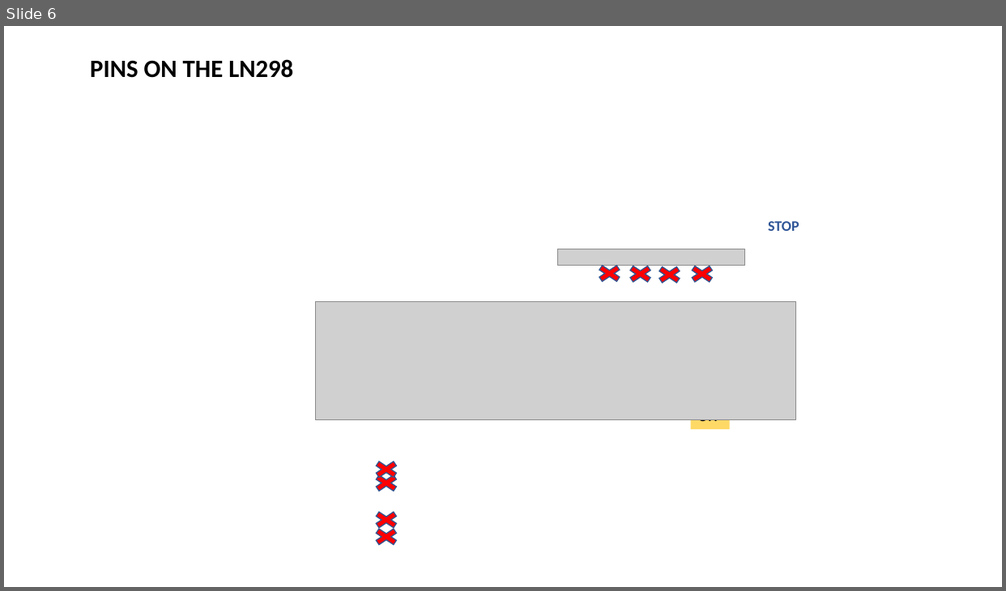
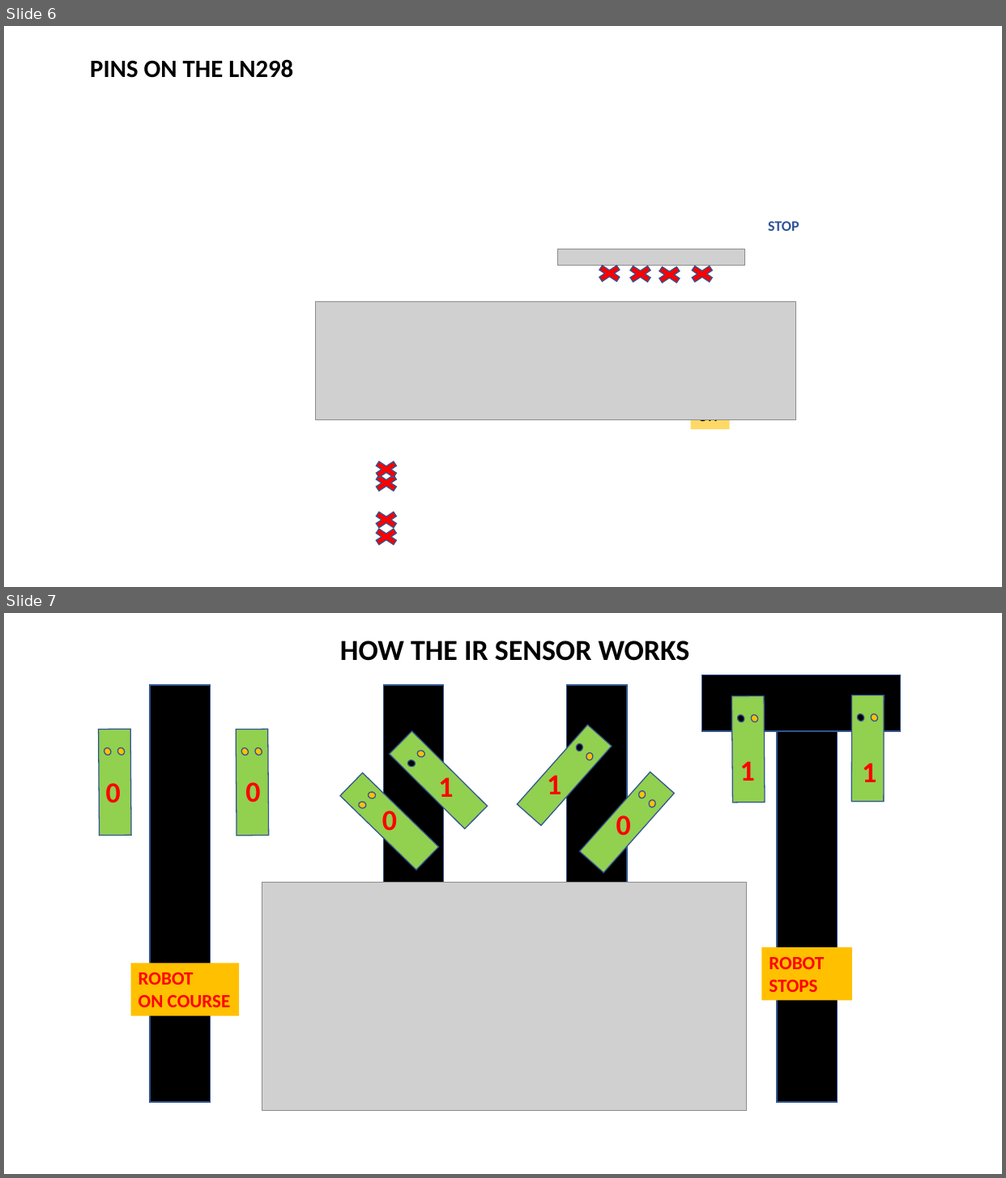
Before and after one commit to ssgoh/The-Pi-Club, a slide deck: Club Meetings 2023/Meeting 06 - Jun 04 2023/LN298 Wiring and Explanation.pptx. Shown one above the other, each under a label of ours: slide 6 before the commit, slides 6 and 7 after it. The pictures are 1006x591 and 1006x1178 pixels, drawn with LibreOffice and Linux fonts; fonts in the diff are those of the drawing; grey boxes stand for pictures; background and template pictures are left out. Boxes give left, top, right and bottom in pixels: in the first picture for what was removed or moved away, otherwise in the second. Text is boxed around its words. In the diff, an @@ line names an element or a change of style, - is before the commit and + after.

```diff
--- a/Club Meetings 2023/Meeting 06 - Jun 04 2023/LN298 Wiring and Explanation.pptx
+++ b/Club Meetings 2023/Meeting 06 - Jun 04 2023/LN298 Wiring and Explanation.pptx
@@ slide 7 added at (4, 613, 1002, 1174), background #FFFFFF @@
@@ text added at (340, 641, 690, 661), 28 pt, text #000000, bold @@
+HOW THE IR SENSOR WORKS
@@ group added at (702, 675, 901, 1102): 5 rectangles, 4 ellipses @@
+ROBOT
+STOPS
@@ group added at (99, 685, 269, 1102): 4 ellipses, 3 rectangles @@
@@ group added at (517, 685, 675, 1102): 4 ellipses, 3 rectangles @@
@@ text added at (245, 782, 260, 803), 28 pt, text #FF0000, bold @@
+0
@@ group added at (340, 685, 488, 1102): 4 ellipses, 3 rectangles @@
@@ text added at (438, 777, 453, 804), 28 pt, text #FF0000, bold @@
+1
@@ text added at (547, 770, 561, 794), 28 pt, text #FF0000, bold @@
+1
@@ text added at (740, 761, 755, 781), 28 pt, text #FF0000, bold @@
+1
@@ text added at (862, 763, 876, 782), 28 pt, text #FF0000, bold @@
+1
@@ text added at (106, 783, 121, 803), 28 pt, text #FF0000, bold @@
+0
@@ text added at (382, 811, 397, 838), 28 pt, text #FF0000, bold @@
+0
@@ text added at (616, 815, 631, 842), 28 pt, text #FF0000, bold @@
+0
@@ picture added at (262, 883, 747, 1111) @@
@@ rectangle added at (131, 964, 239, 1016), fill #FFC000, 18 pt, text #FF0000, bold @@
+ROBOT
+ON COURSE
```
Also in this commit, not shown: 1 slide changed, 1 other slide added, 4 other files.
